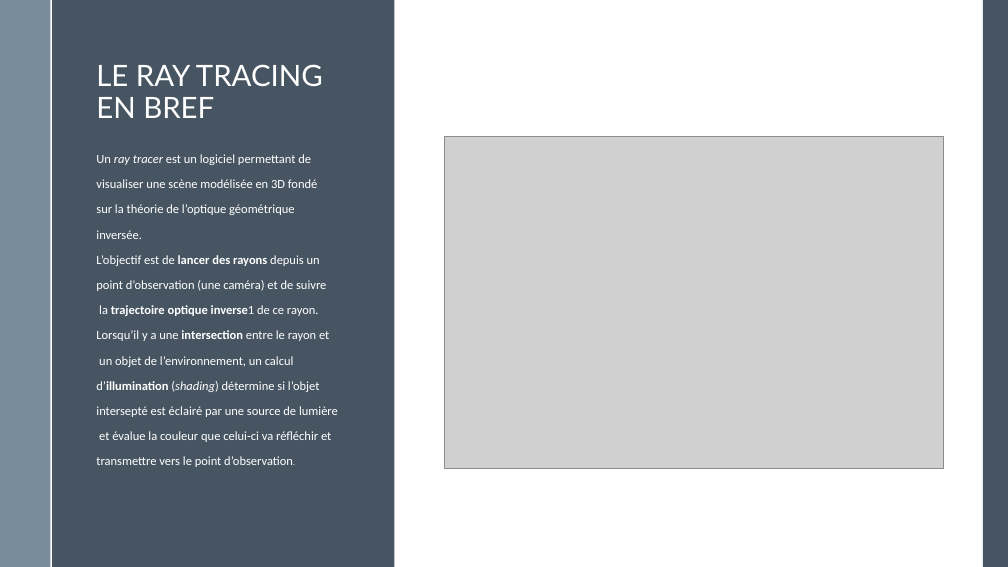
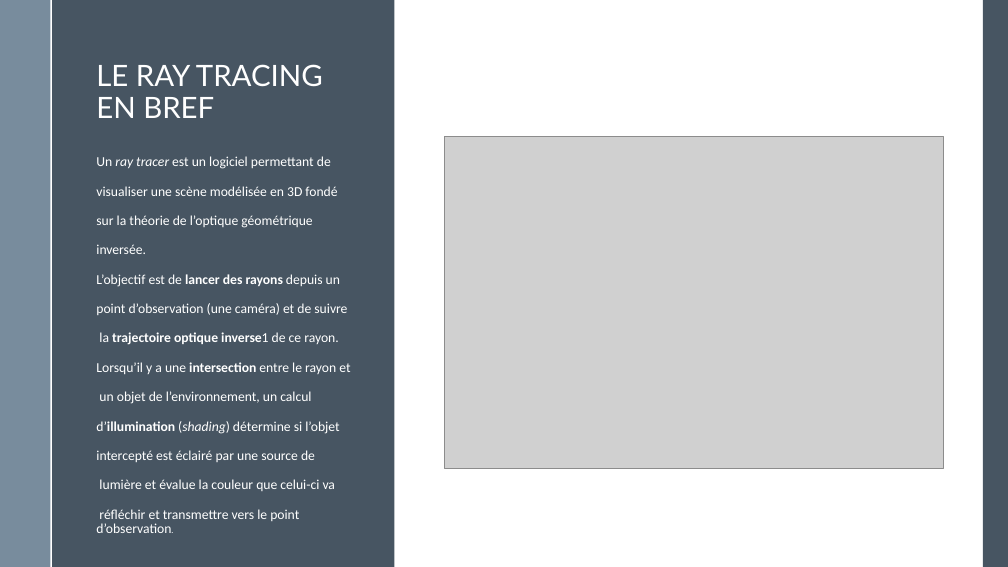
Before and after one commit to dudu3107/Data_Visu, a slide deck: slide 2 of Presentation projet raytracing.pptx. Drawn at 1008x567 pixels with LibreOffice and Linux fonts; fonts in the diff are those of the drawing; grey boxes stand for pictures. Boxes give left, top, right and bottom in pixels: in the first picture for what was removed or moved away, otherwise in the second. Text is boxed around its words. In the diff, an @@ line names an element or a change of style, - is before the commit and + after.

```diff
--- a/Presentation projet raytracing.pptx
+++ b/Presentation projet raytracing.pptx
@@ text at [96,156,350,434]: size 11.9 to 12.9 pt in "Un ray tracer est un logiciel permettant ...", "visualiser une scène modélisée en 3D fondé", "sur la théorie de l’optique géométrique", "inversée." and 6 more places; line spacing 0.7 to 0.9 @@
@@ text at [96,450,335,533]: text changed; size 11.9 to 12.9 pt @@
-intersepté est éclairé par une source de lumière
-et évalue la couleur que celui-ci va réfléchir et
-transmettre vers le point d’observation.
+intercepté est éclairé par une source de
+lumière et évalue la couleur que celui-ci va
+réfléchir et transmettre vers le point d’observation.
```
Also in this commit, not shown: 3 other slides changed.
